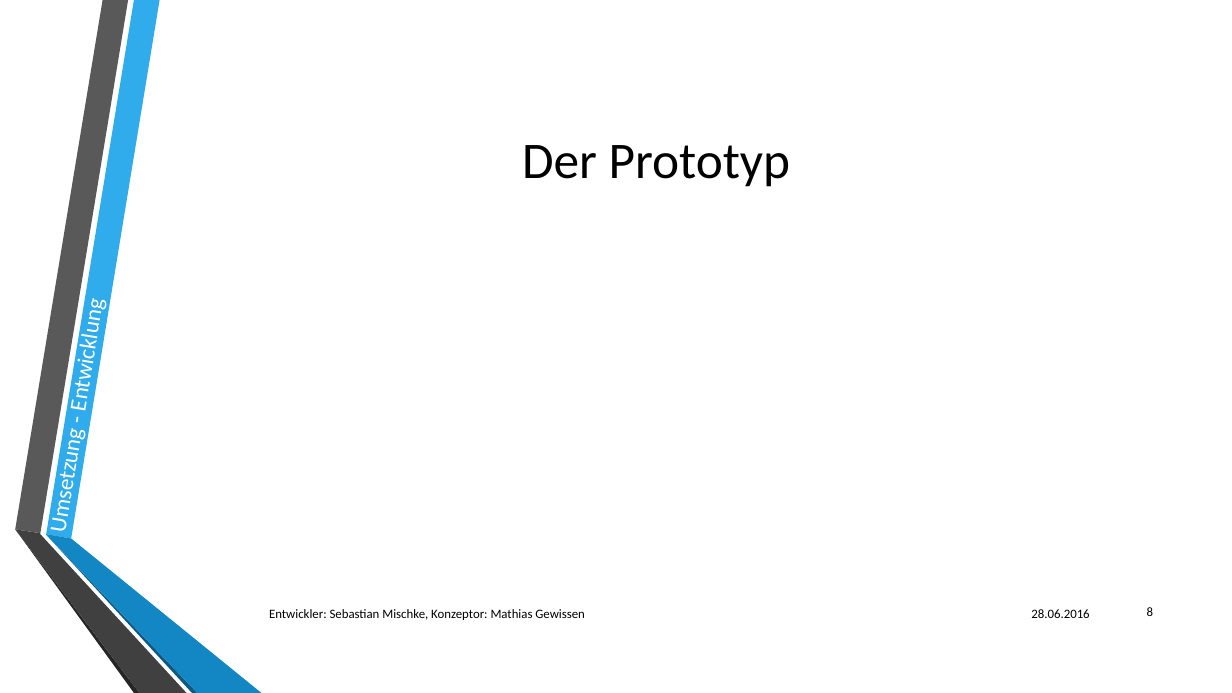
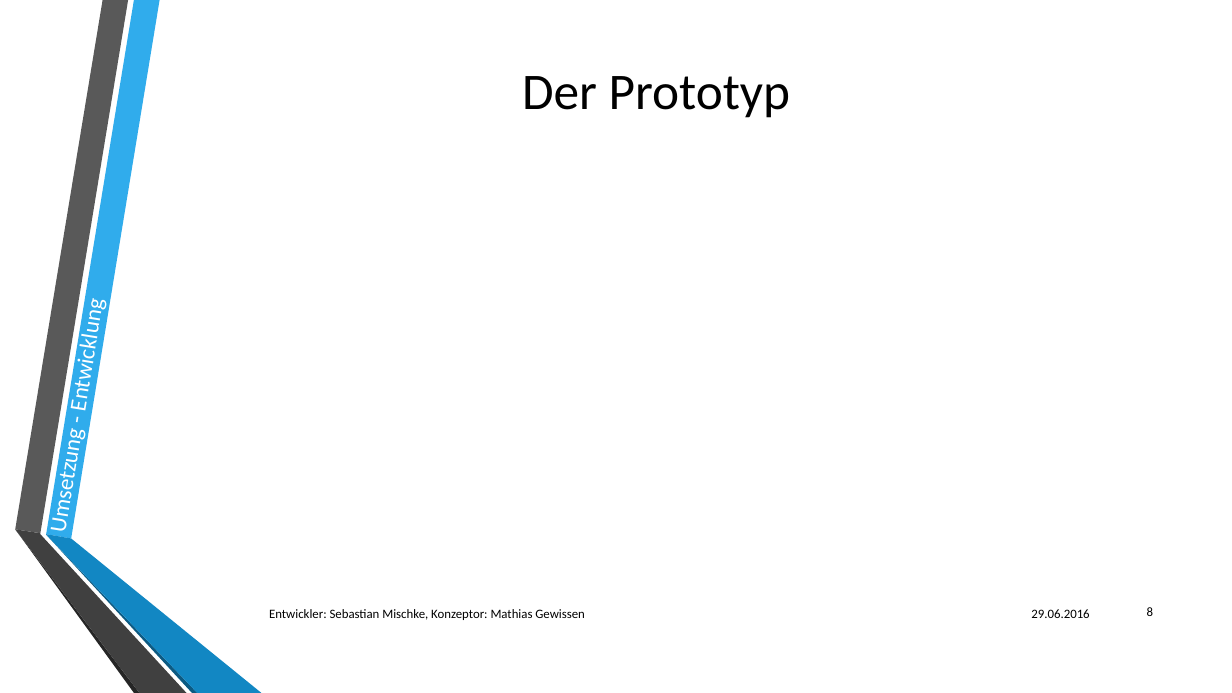
Before and after one commit to Saritus/UFC, a slide deck: slide 8 of Ultrastar-File-Creator.pptx. Drawn at 1232x693 pixels with LibreOffice and Linux fonts; fonts in the diff are those of the drawing; background and template pictures are left out. Boxes give left, top, right and bottom in pixels: in the first picture for what was removed or moved away, otherwise in the second. Text is boxed around its words. In the diff, an @@ line names an element or a change of style, - is before the commit and + after.

```diff
--- a/Ultrastar-File-Creator.pptx
+++ b/Ultrastar-File-Creator.pptx
@@ title "Der Prototyp": place and size @@
-title "Der Prototyp" at (522, 145, 791, 187)
+title "Der Prototyp" at (522, 76, 791, 118)
@@ text at (1031, 609, 1089, 618): text changed @@
-28.06.2016
+29.06.2016
```
Also in this commit, not shown: 12 other slides changed.
